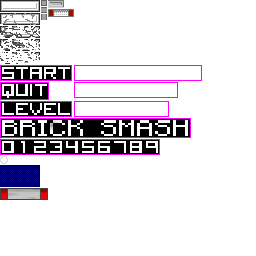
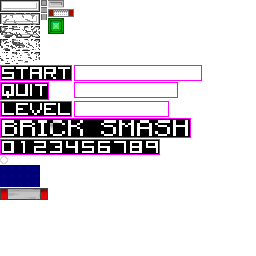
Layer changes from the first w=256, h=256 image to the second:
added layer "Pasted Layer" above "Layer" over bbox(48, 18, 64, 34)
painted on "Layer" over bbox(48, 18, 64, 34)
